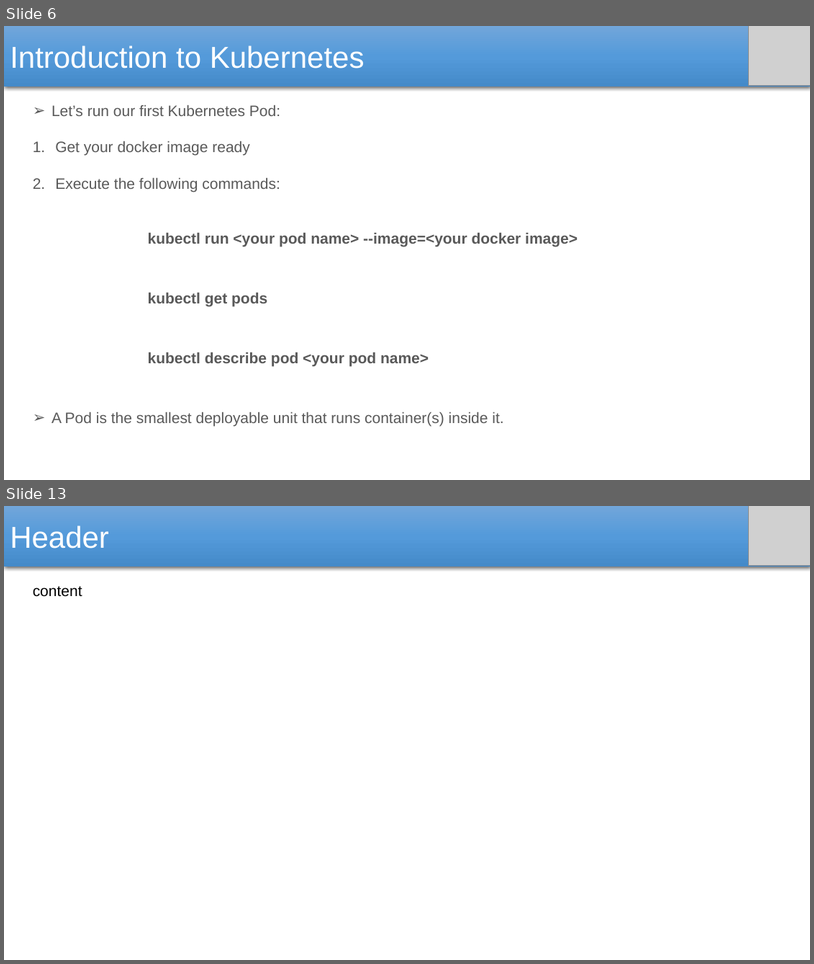
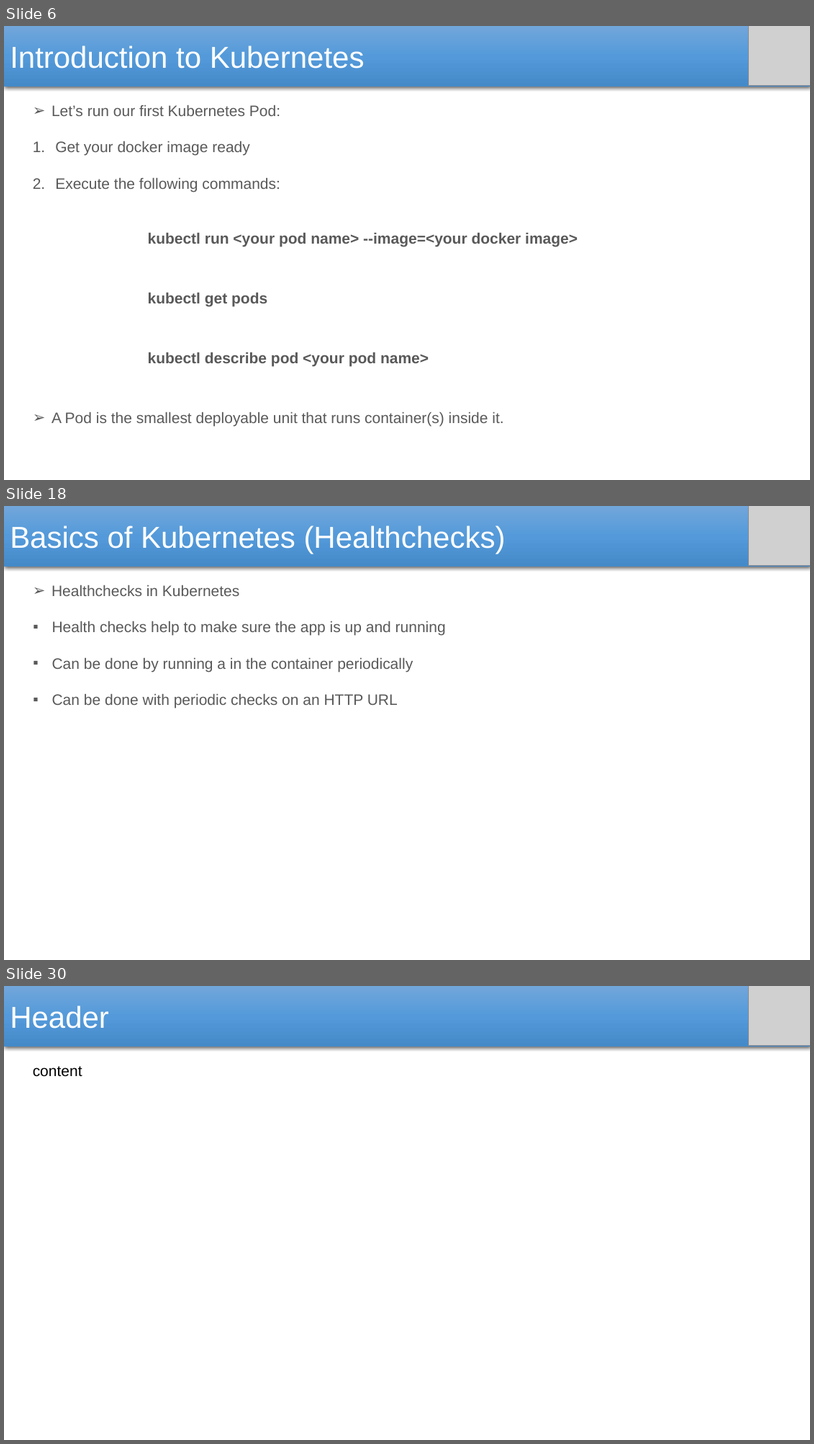
Before and after one commit to SubhadeepSen/Kubernetes-Learning, a slide deck: Kubernetes.pptx. Shown one above the other, each under a label of ours: slides 6 and 13 before the commit, slides 6, 18 and 30 after it; the slides between them are not shown. The pictures are 814x964 and 814x1444 pixels, drawn with LibreOffice and Linux fonts; fonts in the diff are those of the drawing; grey boxes stand for pictures. Boxes give left, top, right and bottom in pixels: in the first picture for what was removed or moved away, otherwise in the second. Text is boxed around its words. In the diff, an @@ line names an element or a change of style, - is before the commit and + after.

```diff
--- a/Kubernetes.pptx
+++ b/Kubernetes.pptx
@@ slide 18 added at <box>4,506,810,960</box>, background #FFFFFF @@
@@ rectangle added at <box>4,506,810,566</box>, fill gradient #71A6DB to #559BDB to #448ACA, 36 pt, text #FFFFFF @@
+Basics of Kubernetes (Healthchecks)
@@ picture added at <box>749,506,810,565</box> @@
@@ text added at <box>52,585,239,596</box>, 18 pt, text #595959 @@
+➢ Healthchecks in Kubernetes
@@ text added at <box>52,621,446,708</box>, 18 pt, text #595959 @@
+▪ Health checks help to make sure the app is up and running
+▪ Can be done by running a in the container periodically
+▪ Can be done with periodic checks on an HTTP URL
@@ what was slide 13 is now slide 30 @@
```
Also in this commit, not shown: 6 slides changed, 16 other slides added, 2 other files.
